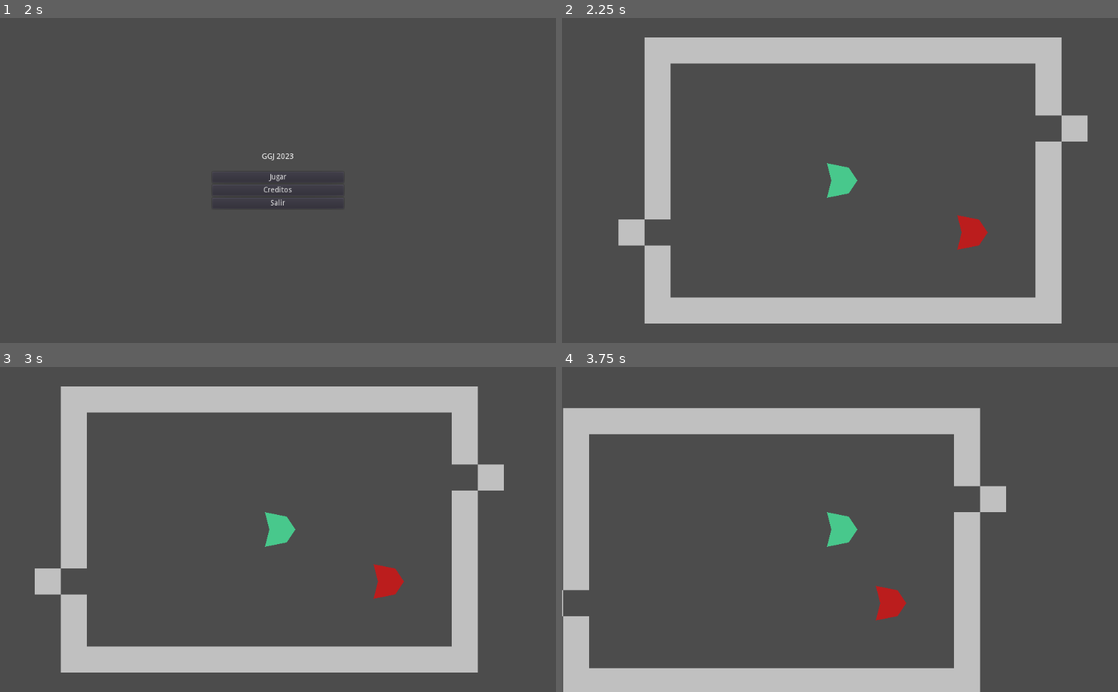
Above: before the commit, frames 1-4 (two rows, left to right).
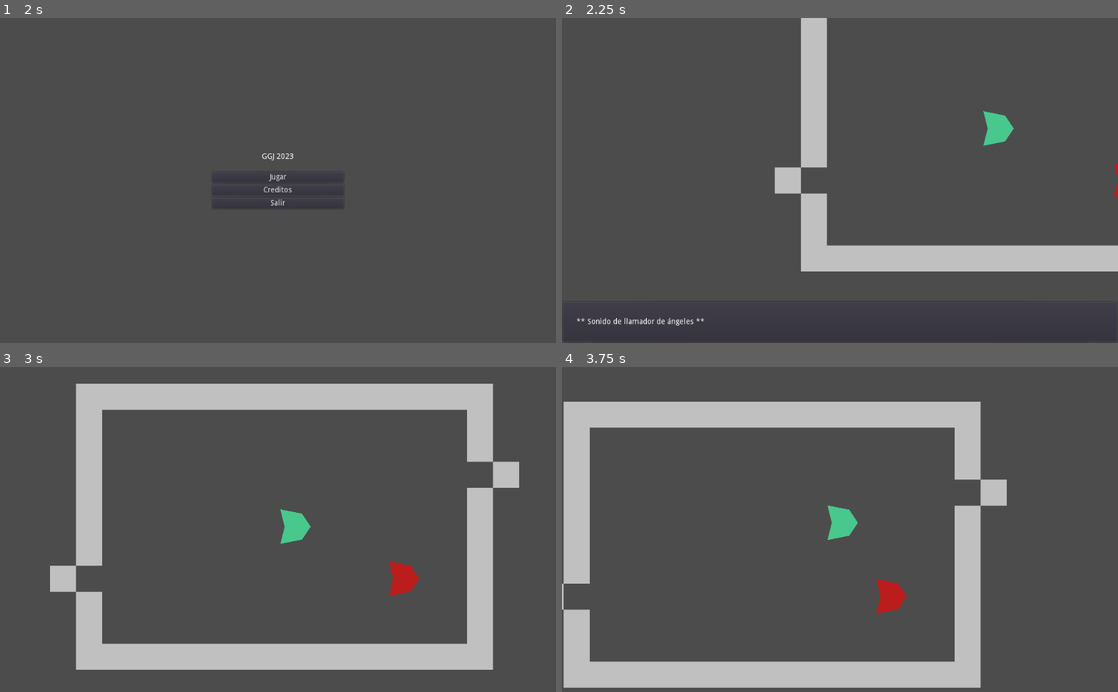
Above: after the commit, the same moments.

Repository: nosemeocurrenada/ggj2023-automatic-octo-cannibal
Game: Godot game, scene res://scenes/menu/intro.tscn
The game is run twice, just before and just after one commit, with the same random seed, the same clock (stepped at 60 frames per second) and the same inputs. The engine's default icon, where the game draws it, is replaced by a stand-in: a white triangle on a blue panel in a dark square.
Inputs:
- Up to frame 1 (2 s): tap Enter (ui_accept) at 0.5, 0.6, 0.77, 1.07, 1.25, 1.35, 1.52, 1.82 s; hold Right (ui_right) 0.53-1.28 s; hold Down (ui_down) from 1.28 s (still down)
- Up to frame 2 (2.25 s): release Down (ui_down) at 2 s; click "Jugar" at 2 s
- Up to frame 3 (3 s): tap Enter (ui_accept) at 2.75, 2.85 s; hold Right (ui_right) from 2.78 s (still down)
- Up to frame 4 (3.75 s): release Right (ui_right) at 3.53 s; hold Up (ui_up) from 3.53 s (still down); tap Enter (ui_accept) at 3.6 s

Frame 1 is identical in both runs. In frame 2, 27% of the frame differs, in the area x 2-100%, y 0-100%; in frame 3, 13%; in frame 4, 7.1%.

Commit message:
Dialogos

Diff:
--- /dev/null
+++ b/objects/dialog.gd
@@ -0,0 +1,38 @@
+extends Control
+class_name Dialog
+
+signal done
+
+static func create(character, text) -> Dialog:
+	var instance = load("res://objects/dialog.tscn").instance()
+	instance.set_text(text)
+	instance.set_character(character)
+	return instance
+
+func set_text(text):
+	$panel/margin/hcontainer/text.text = text
+
+func set_character(character):
+	if character == "little_chef":
+		$panel/margin/hcontainer/image.self_modulate = Color.green
+	elif character == "big_chef":
+		$panel/margin/hcontainer/image.self_modulate = Color.red
+	elif character == "viejito":
+		$panel/margin/hcontainer/image.self_modulate = Color.cyan
+	else:
+		$panel/margin/hcontainer/image.hide()
+
+func is_any_action_just_pressed():
+	return (
+		Input.is_action_just_pressed("ui_accept") or
+		Input.is_action_just_pressed("ui_right") or
+		Input.is_action_just_pressed("ui_down") or
+		Input.is_action_just_pressed("ui_up") or
+		Input.is_action_just_pressed("ui_left")
+	)
+
+func _process(delta):
+	if is_any_action_just_pressed():
+		get_tree().paused = false
+		emit_signal("done")
+		queue_free()
--- /dev/null
+++ b/objects/dialog.tscn
@@ -0,0 +1,42 @@
+[gd_scene load_steps=3 format=2]
+
+[ext_resource path="res://icon.png" type="Texture" id=1]
+[ext_resource path="res://objects/dialog.gd" type="Script" id=2]
+
+[node name="dialog" type="Control"]
+pause_mode = 2
+anchor_right = 1.0
+anchor_bottom = 1.0
+script = ExtResource( 2 )
+
+[node name="panel" type="PanelContainer" parent="."]
+anchor_top = 1.0
+anchor_right = 1.0
+anchor_bottom = 1.0
+margin_top = -78.0
+
+[node name="margin" type="MarginContainer" parent="panel"]
+margin_left = 7.0
+margin_top = 7.0
+margin_right = 1017.0
+margin_bottom = 71.0
+custom_constants/margin_right = 20
+custom_constants/margin_left = 20
+
+[node name="hcontainer" type="HBoxContainer" parent="panel/margin"]
+margin_left = 20.0
+margin_right = 990.0
+margin_bottom = 64.0
+
+[node name="image" type="TextureRect" parent="panel/margin/hcontainer"]
+margin_right = 64.0
+margin_bottom = 64.0
+texture = ExtResource( 1 )
+
+[node name="text" type="Label" parent="panel/margin/hcontainer"]
+margin_left = 68.0
+margin_right = 352.0
+margin_bottom = 64.0
+size_flags_vertical = 3
+text = "The quick brown fox jumps over the lazy dog"
+valign = 1
--- a/objects/game_scene.gd
+++ b/objects/game_scene.gd
@@ -1,5 +1,7 @@
 extends Node
 class_name GameScene
+
+var canvas_layer: CanvasLayer = null
 
 func _ready():
 	_cutscene()
@@ -7,3 +9,15 @@
 
 func _cutscene():
 	pass
+
+
+func dialog(character: String, translation_key: String) -> Dialog:
+	if canvas_layer == null:
+		canvas_layer = CanvasLayer.new()
+		canvas_layer.layer = 2
+		add_child(canvas_layer)
+
+	var d = Dialog.create(character, translation_key)
+	canvas_layer.add_child(d)
+	get_tree().paused = true
+	return d
--- a/objects/player_camera.gd
+++ b/objects/player_camera.gd
@@ -7,5 +7,4 @@
 		assert(false, "No player found for camera to follow")
 
 	var player: Node2D = players.front()
-	# TODO: Se puede interpolar y mover mas suavemente
-	self.position = player.position
+	self.position = self.position.linear_interpolate(player.position, 0.2)
--- a/project.godot
+++ b/project.godot
@@ -9,12 +9,18 @@
 config_version=4
 
 _global_script_classes=[ {
+"base": "Control",
+"class": "Dialog",
+"language": "GDScript",
+"path": "res://objects/dialog.gd"
+}, {
 "base": "Node",
 "class": "GameScene",
 "language": "GDScript",
 "path": "res://objects/game_scene.gd"
 } ]
 _global_script_class_icons={
+"Dialog": "",
 "GameScene": ""
 }
 
--- a/scenes/viejito_en_la_recepcion.gd
+++ b/scenes/viejito_en_la_recepcion.gd
@@ -2,10 +2,13 @@
 
 
 func _on_portal_to_kitchen_player_entered():
-	# TODO: if ya hablo con el viejo ir a la siguiente escena
-	assert(false, "Not implemented")
+	yield(dialog("little_chef", "Necesito atender al viejo"), "done")
 
 
 func _on_viejito_dialog():
-	# TODO: dialogo diciendole que te acompañe
+	yield(dialog("little_chef", "Bienvenido"), "done")
+	yield(dialog("viejito", "Oh, donde estoy"), "done")
+	yield(dialog("little_chef", "Acompañeme a la mesa por favor"), "done")
+	yield(dialog("viejito", "Bueno"), "done")
+
 	get_tree().change_scene("res://scenes/viejito_sentado_en_la_mesa.tscn")
--- a/scenes/viejito_en_puerta.gd
+++ /dev/null
@@ -1,13 +0,0 @@
-extends GameScene
-
-func _cutscene():
-	pass
-
-
-func _on_portal_to_backdoors_player_entered():
-	# TODO: Dialogo sobre que no debería ir ahi ahora
-	pass
-
-
-func _on_portal_to_dinning_room_player_entered():
-	get_tree().change_scene("res://scenes/viejito_en_la_recepcion.tscn")
--- /dev/null
+++ b/scenes/viejito_llama_a_la_puerta.gd
@@ -0,0 +1,18 @@
+extends GameScene
+
+func _cutscene():
+	dialog("door", "** Sonido de llamador de ángeles **")
+
+
+func _on_portal_to_backdoors_player_entered():
+	dialog("little_chef", "No debería entrar en la recepción")
+
+
+func _on_portal_to_dinning_room_player_entered():
+	get_tree().change_scene("res://scenes/viejito_en_la_recepcion.tscn")
+
+
+func _on_big_chef_dialog():
+	yield(dialog("big_chef", "Llegó un nuevo viejito"), "done")
+	yield(dialog("big_chef", "andá para la izquierda chango"), "done")
+	yield(dialog("little_chef", "ok ok"), "done")
--- a/scenes/viejito_llama_a_la_puerta.tscn
+++ b/scenes/viejito_llama_a_la_puerta.tscn
@@ -2,21 +2,23 @@
 
 [ext_resource path="res://characters/little_chef.tscn" type="PackedScene" id=1]
 [ext_resource path="res://objects/player_camera.tscn" type="PackedScene" id=2]
-[ext_resource path="res://scenes/viejito_en_puerta.gd" type="Script" id=3]
+[ext_resource path="res://scenes/viejito_llama_a_la_puerta.gd" type="Script" id=3]
 [ext_resource path="res://maps/kitchen.tscn" type="PackedScene" id=5]
 
 [node name="viejito_llama_a_la_puerta" type="Node"]
 script = ExtResource( 3 )
 
 [node name="kitchen" parent="." instance=ExtResource( 5 )]
+position = Vector2( 0, 288 )
 
 [node name="little_chef" parent="." instance=ExtResource( 1 )]
-position = Vector2( 384, 96 )
+position = Vector2( 384, 384 )
 
 [node name="player_camera" parent="." instance=ExtResource( 2 )]
-position = Vector2( 384, 384 )
+position = Vector2( 96, 480 )
 
 [connection signal="player_entered" from="kitchen/portal_to_dinning_room" to="." method="_on_portal_to_dinning_room_player_entered"]
 [connection signal="player_entered" from="kitchen/portal_to_backdoors" to="." method="_on_portal_to_backdoors_player_entered"]
+[connection signal="dialog" from="kitchen/big_chef" to="." method="_on_big_chef_dialog"]
 
 [editable path="kitchen"]
--- a/scenes/viejito_sentado_en_la_mesa.gd
+++ b/scenes/viejito_sentado_en_la_mesa.gd
@@ -1,9 +1,20 @@
 extends GameScene
 
+var pregunto_ya = false
 
 func _on_viejito_dialog():
-	assert(false, "TODO: Que el viejito te diga que quiere")
+	yield(dialog("little_chef", "Sabe que va a querer comer?"), "done")
+	yield(dialog("viejito", "La verdad que no"), "done")
+	yield(dialog("little_chef", "Bueno, digame algo que le guste"), "done")
+	yield(dialog("viejito", "Me gusta el arte"), "done")
+	yield(dialog("little_chef", "..."), "done")
+	pregunto_ya = true
+
 
 
 func _on_portal_to_kitchen_player_entered():
-	assert(false, "TODO: Dialogo diciendo que necesita preguntarle primero al viejito")
+	if not pregunto_ya:
+		yield(dialog("little_chef", "Tengo que preguntarle al viejito que quiere comer"), "done")
+	else:
+		yield(dialog("big_cheff", "AAAAAAAAAAAAAAAA"), "done")
+		yield(dialog("big_cheff", "La siguiente escena no está cocinada todavíá"), "done")
--- a/scenes/viejito_sentado_en_la_mesa.tscn
+++ b/scenes/viejito_sentado_en_la_mesa.tscn
@@ -1,9 +1,10 @@
-[gd_scene load_steps=5 format=2]
+[gd_scene load_steps=6 format=2]
 
 [ext_resource path="res://characters/little_chef.tscn" type="PackedScene" id=1]
 [ext_resource path="res://maps/dinning_room.tscn" type="PackedScene" id=2]
 [ext_resource path="res://characters/viejito.tscn" type="PackedScene" id=3]
 [ext_resource path="res://scenes/viejito_sentado_en_la_mesa.gd" type="Script" id=4]
+[ext_resource path="res://objects/player_camera.tscn" type="PackedScene" id=5]
 
 [node name="viejito_sentado_en_la_mesa" type="Node"]
 script = ExtResource( 4 )
@@ -16,6 +17,9 @@
 [node name="little_chef" parent="." instance=ExtResource( 1 )]
 position = Vector2( 432, 240 )
 
+[node name="player_camera" parent="." instance=ExtResource( 5 )]
+position = Vector2( 192, 240 )
+
 [connection signal="dialog" from="viejito" to="." method="_on_viejito_dialog"]
 [connection signal="player_entered" from="dinning_room/portal_to_kitchen" to="." method="_on_portal_to_kitchen_player_entered"]
 
